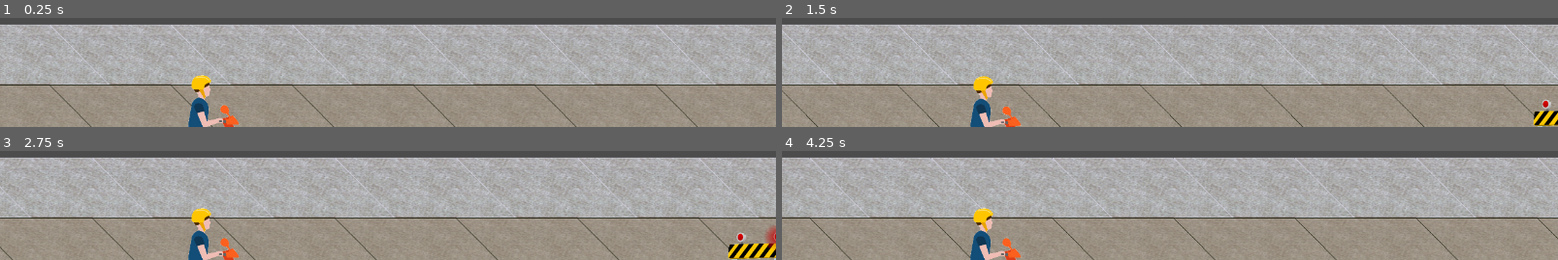
Above: before the commit, frames 1-4 (two rows, left to right).
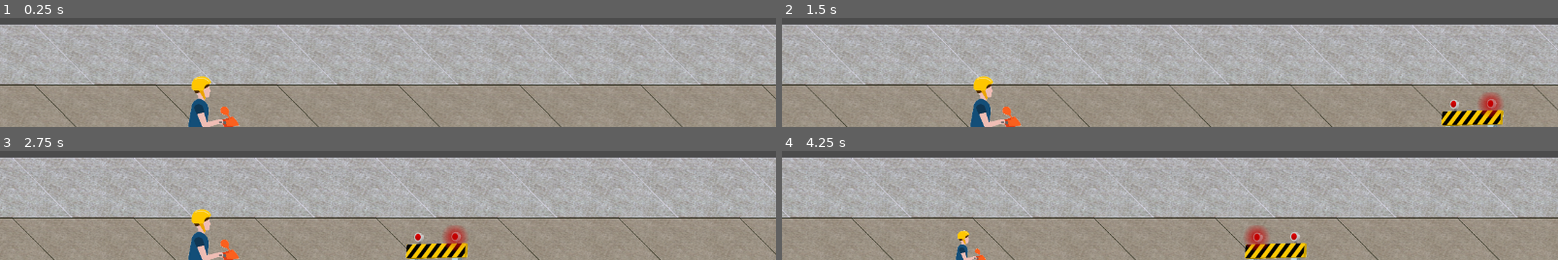
Above: after the commit, the same moments.

Repository: Anatolij-Grigorjev/MopedRebelGO
Game: Godot game, scene res://stages/test/test_stage.tscn
The game is run twice, just before and just after one commit, with the same random seed, the same clock (stepped at 60 frames per second) and the same inputs.
Inputs:
- Up to frame 1 (0.25 s): no input
- Up to frame 2 (1.5 s): hold D (speed_up) 0.53-1.28 s; hold A (speed_down) from 1.28 s (still down)
- Up to frame 3 (2.75 s): release A (speed_down) at 2.03 s; hold D (speed_up) from 2.03 s (still down)
- Up to frame 4 (4.25 s): release D (speed_up) at 3.53 s; hold A (speed_down) from 3.53 s (still down)

The runs differ from the first frame. In frame 1, 8.2% of the frame differs, in the area x 0-100%, y 6-100%; in frame 2, 10%; in frame 3, 12%; in frame 4, 12%.
Error in both runs: Invalid get index '-1' (on base: 'Array'). (res://utils/logger.gd:103)

Commit message:
remove speed alter, add crashing state for animations

Diff:
--- a/game/rebel/input_processor.gd
+++ b/game/rebel/input_processor.gd
@@ -10,14 +10,7 @@
 Collect current input about player desire to swerve (change tracks)
 """
 func process_swerve_input() -> int:
-	return _process_axis_inputs("swerve_up", "swerve_down")
-
-
-"""
-Collect current unput about player desire to change speed
-"""
-func process_speed_input() -> int:
-	return _process_axis_inputs("speed_up", "speed_down")
+	return _process_axis_inputs("swerve_down", "swerve_up")
 
 
 func _process_axis_inputs(axis_plus_action: String, axis_minus_action: String) -> int:
--- a/game/rebel/moped_rebel.gd
+++ b/game/rebel/moped_rebel.gd
@@ -11,7 +11,7 @@
 
 
 const CRUISE_SPEED = C.MR_CRUISE_SPEED
-const MR_ACCELERATION : float = 5.6
+
 
 signal swerve_direction_pressed(swerve_direction)
 
@@ -31,6 +31,7 @@
 
 
 var _is_swerving: bool = false
+var _is_crashing: bool = false
 
 
 func _ready() -> void:
@@ -45,9 +46,6 @@
 		var desired_swerve_direction : int = input.process_swerve_input()
 		if desired_swerve_direction != 0:
 			emit_signal("swerve_direction_pressed", desired_swerve_direction)
-	var desired_speed_shift : int = input.process_speed_input()
-	if desired_speed_shift != 0:
-		velocity.x += sign(desired_speed_shift) * MR_ACCELERATION
 	move_and_slide(velocity)
 
 
@@ -71,7 +69,9 @@
 	_prep_tween_swerve(swerve_direction, swerve_amount)
 	swerve_tween.start()
 	yield(swerve_tween, 'tween_all_completed')
-	_reset_transform()
+	#if moped swerved into obstacle dont reset transform
+	if (not _is_crashing):
+		_reset_transform()
 	_is_swerving = false
 
 
@@ -128,8 +128,10 @@
 play crash animation and restore speed after crash over
 """
 func _on_ObstacleDetector_hit_obstacle(obstacle: Area2D) -> void:
+	_is_crashing = true
 	velocity = Vector2()
 	animator.play("crash_obstacle")
 	yield(animator, "animation_finished")
 	velocity = Vector2(C.MR_CRUISE_SPEED, 0)
-	pass
+	_is_crashing = false
+	_reset_transform()
--- a/game/rebel/moped_rebel.tscn
+++ b/game/rebel/moped_rebel.tscn
@@ -155,8 +155,6 @@
 [node name="AnimatedSprite" type="AnimatedSprite" parent="."]
 position = Vector2( 0, -210 )
 frames = SubResource( 2 )
-frame = 3
-playing = true
 
 [node name="CollisionShape2D" type="CollisionShape2D" parent="."]
 shape = SubResource( 1 )
--- a/game/utils/static_constants.gd
+++ b/game/utils/static_constants.gd
@@ -16,7 +16,7 @@
 """
 Leves range from 0 to 3 for DEBUG, INFO, WARN, ERROR respectively
 """
-const GAME_LOGGING_LEVEL: int = 1
+const GAME_LOGGING_LEVEL: int = 0
 """
 Group name denoting anything in-game that acts as an obstacle on the road
 An obstacle makes moped rebel crash and lose package
@@ -32,7 +32,7 @@
 *		MOPED REBEL			*
 *****************************
 """
-const MR_CRUISE_SPEED: float = 234.56
+const MR_CRUISE_SPEED: float = 334.56
 const MR_SWERVE_DURATION_SEC: float = 0.2
 const MR_OBSTACLE_PUSHBACK_DURATION_SEC: float = 0.3
 const MR_OBSTACLE_PUSHBACK_AMOUNT: float = 700.7
